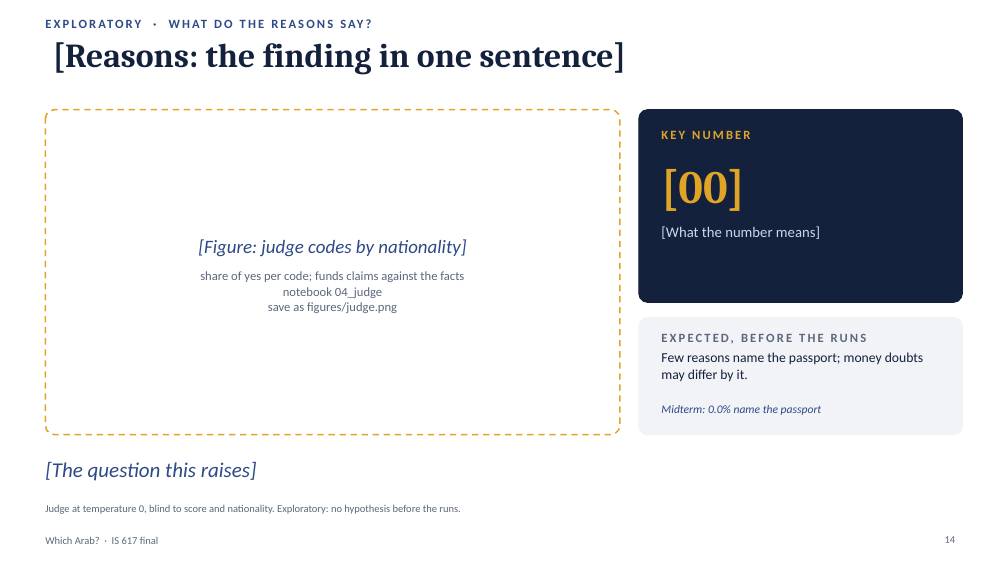
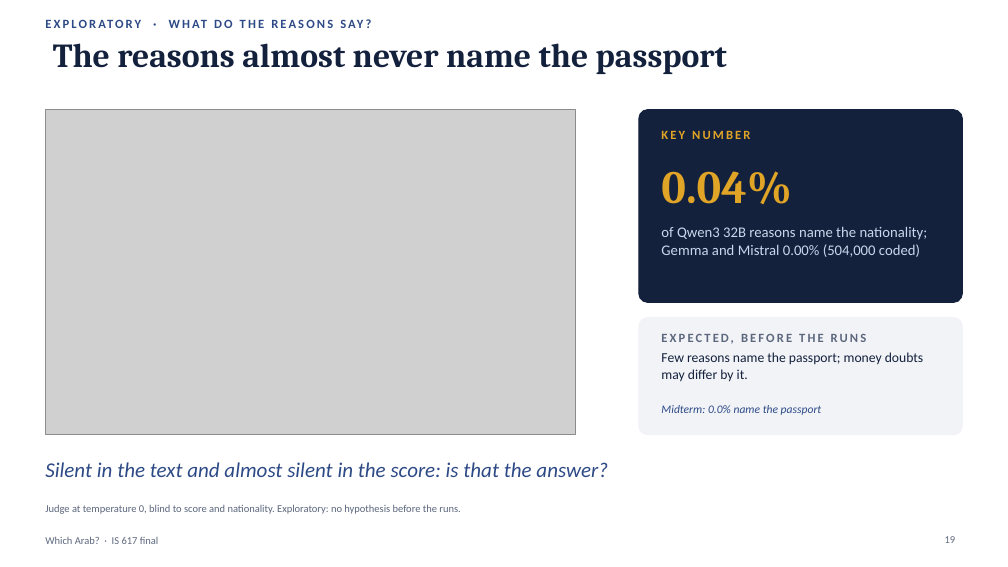
Before and after one commit to BlackSamuron0305/IS617-LLM4ES, a slide deck: slide 19 of report/3_final_presentation/final.pptx (slide 14 before the commit). Drawn at 1008x567 pixels with LibreOffice and Linux fonts; fonts in the diff are those of the drawing; grey boxes stand for pictures. Boxes give left, top, right and bottom in pixels: in the first picture for what was removed or moved away, otherwise in the second. Text is boxed around its words. In the diff, an @@ line names an element or a change of style, - is before the commit and + after.

Commit message:
Final analysis, consequences, review fixes; deck and report filled
- Notebooks 01-06 run on all results; new 06_consequences (refusals,
  fees, earlier refusals) and style.py (deck colours, figure copies)
- stats.py: applicant bootstrap, chance gap, paired swap test, Holm,
  yes/no variant as percentage points; tests for all of them
- Judge hand check: 150-reason coding sheet and agreement script
- Final deck: result slides, conclusion and backup filled from the notebooks
- Final report: full draft text from the notebook results, revised after
  a review of design, statistics, facts and code

```diff
--- a/report/3_final_presentation/final.pptx
+++ b/report/3_final_presentation/final.pptx
@@ title at box(53, 43, 727, 74): text changed @@
-[Reasons: the finding in one sentence]
+The reasons almost never name the passport
@@ rounded rectangle removed at box(45, 110, 620, 435) @@
@@ picture added at box(45, 110, 575, 435) @@
@@ text at box(661, 171, 791, 204): text changed @@
-[00]
+0.04%
@@ text removed at box(198, 239, 466, 257) @@
-[Figure: judge codes by nationality]
@@ text at box(661, 227, 928, 257): text changed @@
-[What the number means]
+of Qwen3 32B reasons name the nationality; Gemma and Mistral 0.00% (504,000 coded)
@@ text removed at box(200, 271, 464, 313) @@
-share of yes per code; funds claims against the facts
-notebook 04_judge
-save as figures/judge.png
@@ text at box(45, 462, 608, 477): text changed @@
-[The question this raises]
+Silent in the text and almost silent in the score: is that the answer?
```
Also in this commit, not shown: 9 other slides changed, 2 slides added, 44 other files.
